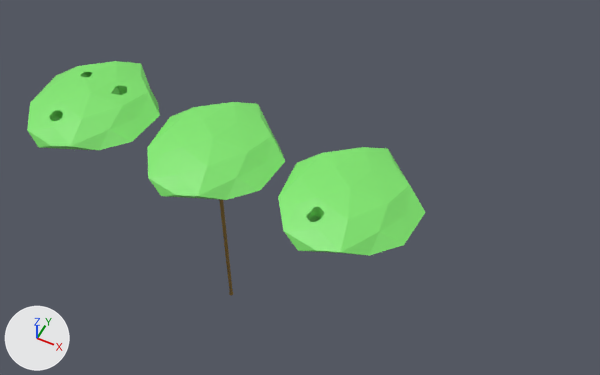
The Blender file assets/LongTree.blend: old version first, new version second.
Camera for both pictures: a 50 mm lens placed at (32.9, -47.4, 82.9), pointed at (6.5, 5.3, 17.0). Arrows for +X, +Y and +Z are at lower left; the lights stay in place.

Objects in the first picture: 'Leaves', 'Leaves_1', 'Leaves_2'.
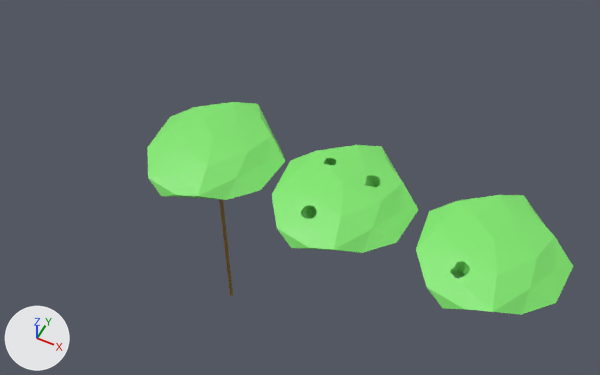
Pixel boxes (x1, y1, x2, y2) of what changed, in the pictures (600 x 375 px):
'Leaves_2', moved
    before: (278, 147, 426, 256)
    after: (416, 195, 573, 315)
'Leaves_1', moved
    before: (27, 61, 160, 150)
    after: (272, 145, 418, 253)

Patch to the scene script:
```diff
--- a/assets/LongTree.blend.py
+++ b/assets/LongTree.blend.py
@@ ob_leaves_1 @@
 ob_leaves_1 = bpy.data.objects.new('Leaves_1', me_icosphere_005)
-ob_leaves_1.location = (-14.44, 0.0, 24.34)
+ob_leaves_1.location = (13.81, 0.0, 24.34)
 ob_leaves_1.scale = (6.41, 7.12, 1.7)
@@ ob_leaves_2 @@
 ob_leaves_2 = bpy.data.objects.new('Leaves_2', me_icosphere_006)
-ob_leaves_2.location = (14.49, 0.0, 24.34)
+ob_leaves_2.location = (28.19, 0.0, 24.34)
 ob_leaves_2.scale = (6.41, 7.12, 1.7)
```
